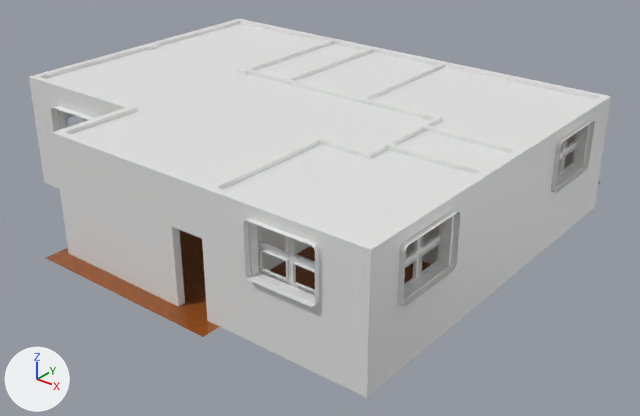
One commit to the FBX model Assets/Models/BuildingRoom/House_01.fbx: the scene before it, then after it.
Rendered twice from a 50 mm lens placed at (19.13, -15.21, 11.62), pointed at (4.6, 2.95, 0.35). The axes (+X, +Y, +Z) are drawn at lower left. The lights are the same throughout. Where no turn or scale is listed for an object, it has been applied to the vertices. Vertices at the same position are counted once.

The first picture shows 'Floor', 'Roof', 'Walls', 'Windows'.
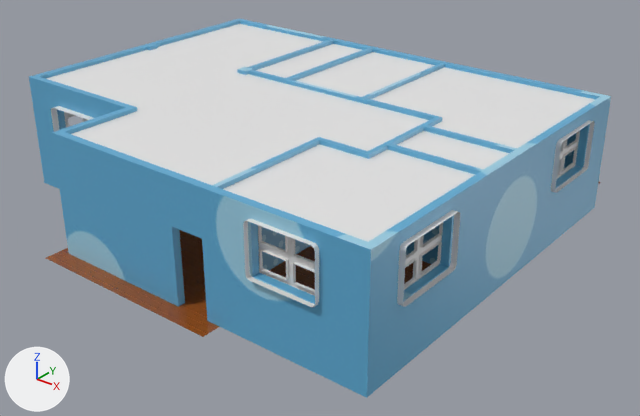
The change, as a diff of the scene's bpy script:
```diff
--- a/Assets/Models/BuildingRoom/House_01.fbx.py
+++ b/Assets/Models/BuildingRoom/House_01.fbx.py
@@ img_txt_wall_grey_01_png @@
+img_txt_wall_grey_01_png = load_image('txt_wall_grey_01.png', '../../Textures/BuildingRoom/txt_wall_grey_01.png', 1024, 1024, 'sRGB')
@@ mat_material_001 @@
 mat_material_001 = principled_material('Material.001')
-mat_material_001.texture = img_cartoonwood_png
-mat_material_001.roughness = 0.0
+mat_material_001.texture = img_txt_wall_grey_01_png
+mat_material_001.roughness = 0.4
@@ me_plane_002 @@
 me_plane_002.from_pydata(...)  # 279 vertices, 202 faces; spans x -3.7..10.5, y -3.5..9.1, z -0.05..0.67
-me_plane_002.materials.append(mat_material_001)  # picture img_cartoonwood_png
+me_plane_002.materials.append(mat_material_002)  # picture img_bathroom_jpg
@@ me_plane @@
 me_plane.from_pydata(...)  # 464 vertices, 405 faces; spans x -14.31..0.11, y -11.52..0.11, z 0.0..3.5
 # used by ob_walls; location = (10.45, 8.56, 0.01)
-me_plane.materials.append(mat_material)  # white #e7e7e7
+# me_plane part 1: texture (UV) coordinates of 327 of 405 faces, centred in x -14.31..0.11, y -11.52..0.11, z 0.0..3.5, changed; they spanned u 0.0..1.0, v 0.0..1.0 and now span u -1.3..2.12, v -0.44..1.01
+me_plane.materials.append(mat_material_001)  # picture img_txt_wall_grey_01_png
```

Where the change shows, as pixel boxes [x1, y1, x2, y2] in the pictures (640 x 416 px):
'Walls', surface changed, recoloured (grey to blue): [29, 19, 611, 398] in both
'Floor', surface changed, recoloured: [53, 182, 601, 334] in both
part 1 of me_plane, surface changed (grey to blue): [29, 21, 611, 398] in both
